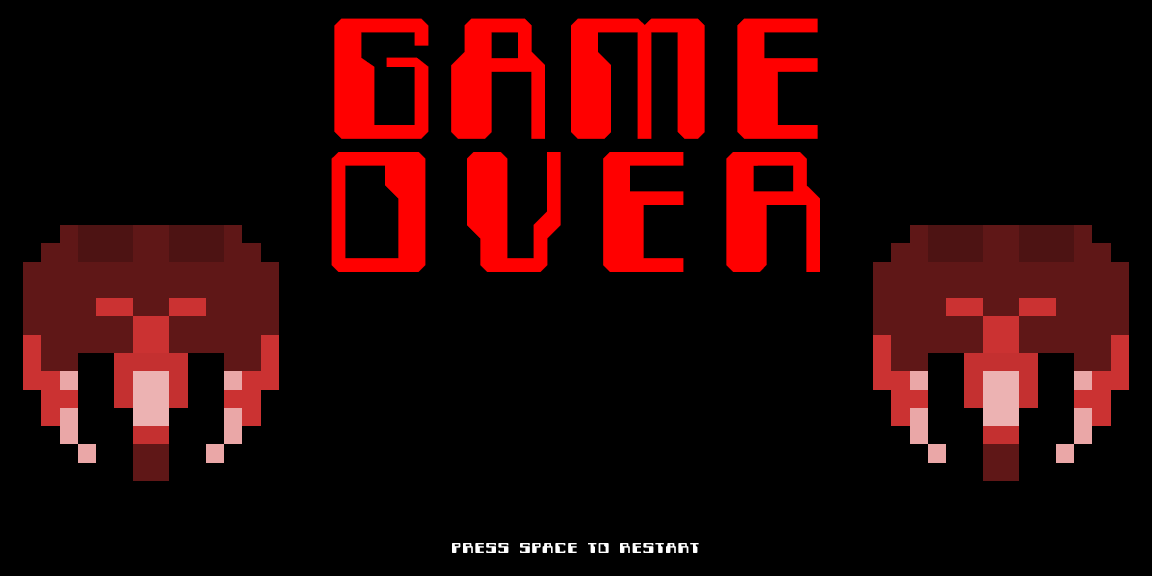
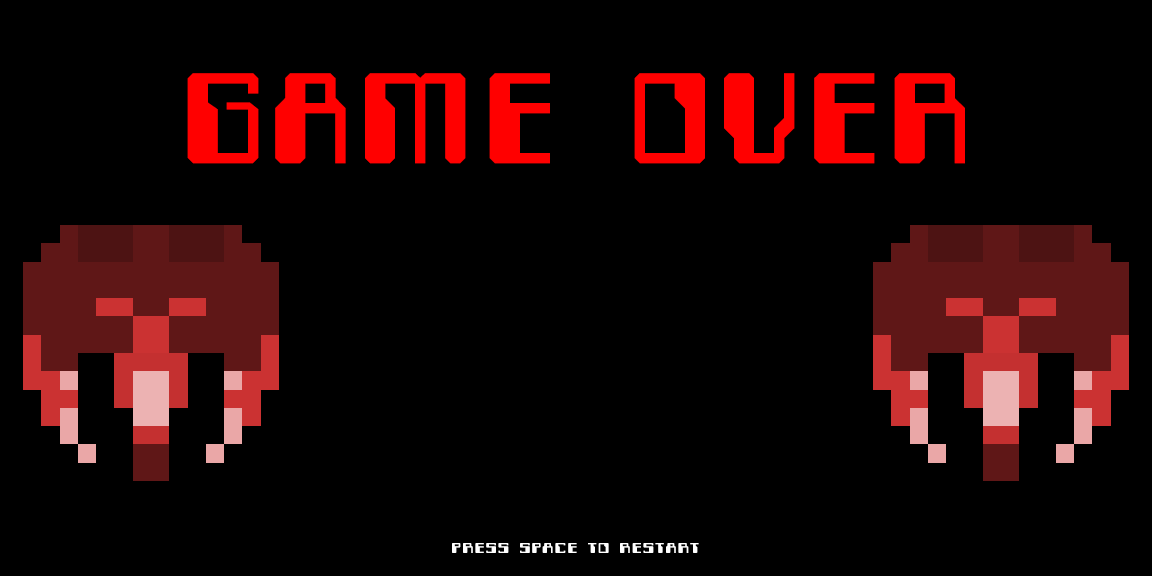
Layer changes from the first 1152 x 576 image to the second:
renamed "GAME" to "GAME OVER", painted on it over [187, 18, 965, 164]
hid "OVER", painted on it over [331, 152, 820, 272]
